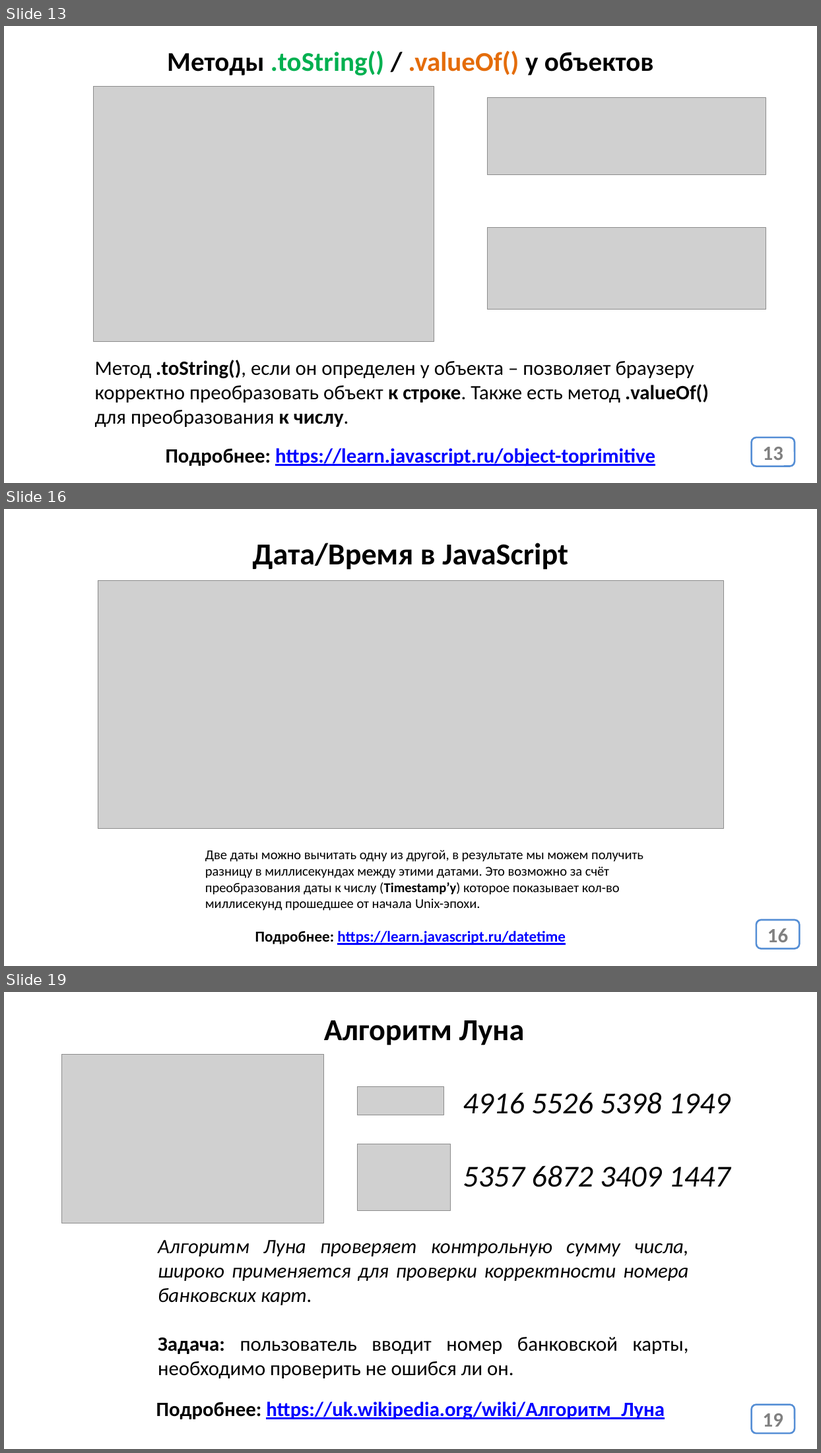
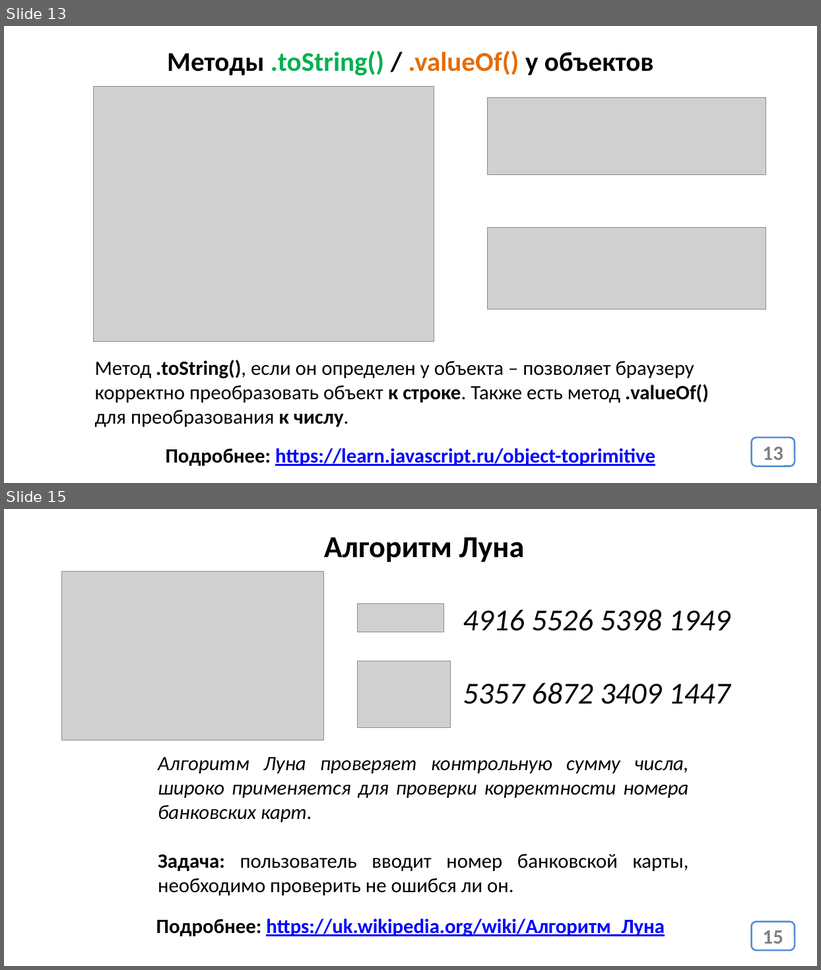
Before and after one commit to javascript-course-18-ortdnipro/lesson05, a slide deck: lesson05.pptx. Shown one above the other, each under a label of ours: slides 13, 16 and 19 before the commit, slides 13 and 15 after it; the slides between them are not shown. The pictures are 821x1453 and 821x970 pixels, drawn with LibreOffice and Linux fonts; fonts in the diff are those of the drawing; grey boxes stand for pictures. Boxes give left, top, right and bottom in pixels: in the first picture for what was removed or moved away, otherwise in the second. Text is boxed around its words. In the diff, an @@ line names an element or a change of style, - is before the commit and + after.

```diff
--- a/lesson05.pptx
+++ b/lesson05.pptx
@@ slide 16 removed at <box>4,509,817,966</box>, background #FFFFFF @@
@@ title removed at <box>253,543,568,570</box> @@
-Дата/Время в JavaScript
@@ picture removed at <box>98,580,724,828</box> @@
@@ text removed at <box>205,850,644,911</box> @@
-Две даты можно вычитать одну из другой, в результате мы можем получить разницу в миллисекундах между этими датами. Это возможно за счёт преобразования даты к числу (Timestamp’у) которое показывает кол-во миллисекунд прошедшее от начала Unix-эпохи.
@@ page number removed at <box>757,920,800,949</box> @@
-16
@@ text removed at <box>255,931,566,945</box> @@
-Подробнее: https://learn.javascript.ru/datetime
@@ what was slide 19 is now slide 15 @@
@@ page number at <box>763,931,783,944</box>: text changed @@
-19
+15
```
Also in this commit, not shown: 1 slide changed, 3 other slides removed, 1 other file.
